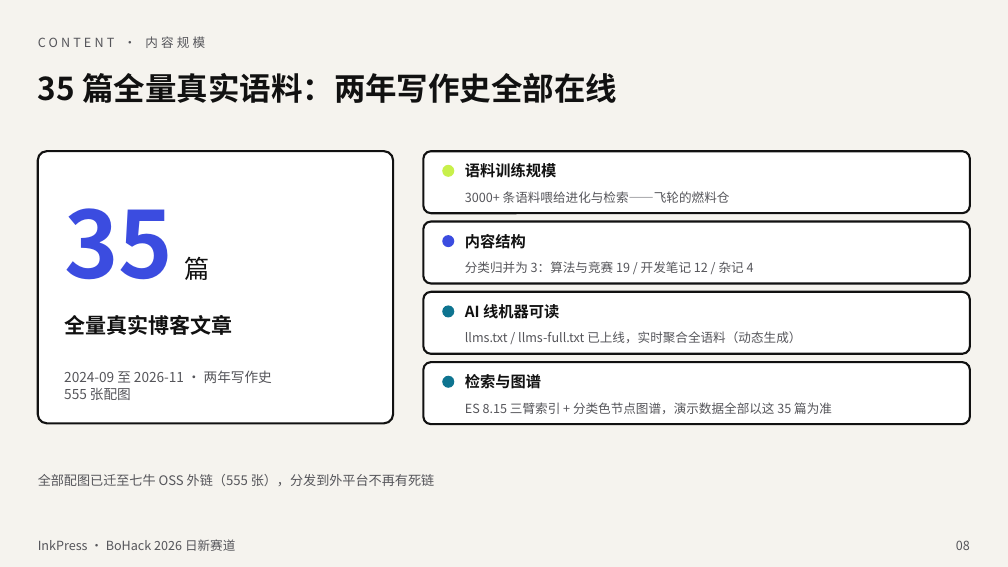
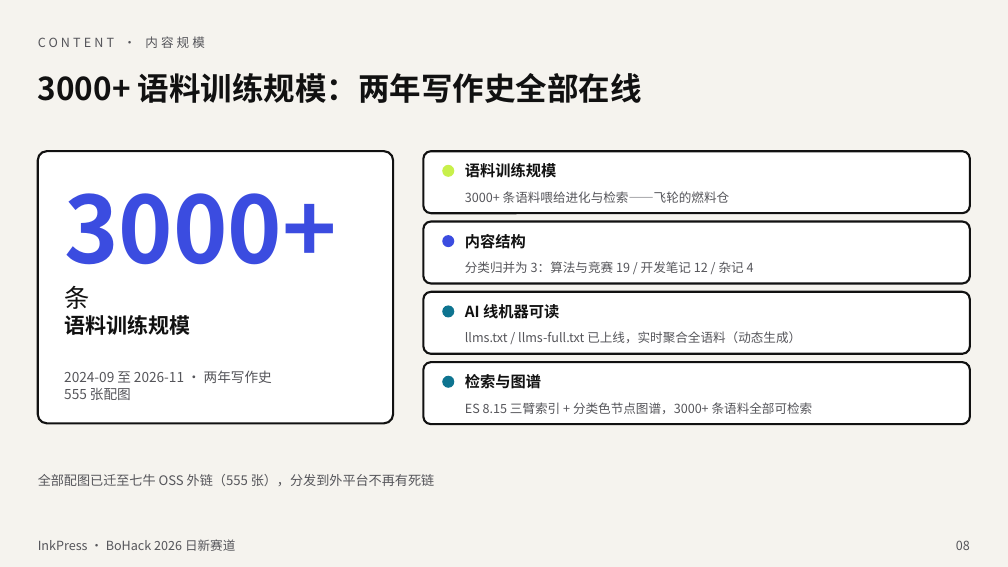
Before and after one commit to lggyx/inkpress2agent, a slide deck: slide 8 of docs/InkPress-BoHack2026-路演.pptx. Drawn at 1008x567 pixels with LibreOffice and Linux fonts; fonts in the diff are those of the drawing. Boxes give left, top, right and bottom in pixels: in the first picture for what was removed or moved away, otherwise in the second. Text is boxed around its words. In the diff, an @@ line names an element or a change of style, - is before the commit and + after.

Commit message:
docs(pitch): 内容规模页对齐易拉宝口径——35 篇全量语料改为 3000+ 条语料训练规模（保留 555 张配图/两年写作史真实数字）

```diff
--- a/docs/InkPress-BoHack2026-路演.pptx
+++ b/docs/InkPress-BoHack2026-路演.pptx
@@ text at [38, 73, 642, 103]: text changed @@
-35 篇全量真实语料：两年写作史全部在线
+3000+ 语料训练规模：两年写作史全部在线
@@ text at [64, 193, 336, 309]: text changed @@
-35 篇
+3000+ 条
@@ text at [64, 315, 190, 335]: text changed @@
-全量真实博客文章
+语料训练规模
@@ text at [465, 402, 813, 414]: text changed @@
-ES 8.15 三臂索引 + 分类色节点图谱，演示数据全部以这 35 篇为准
+ES 8.15 三臂索引 + 分类色节点图谱，3000+ 条语料全部可检索
```
